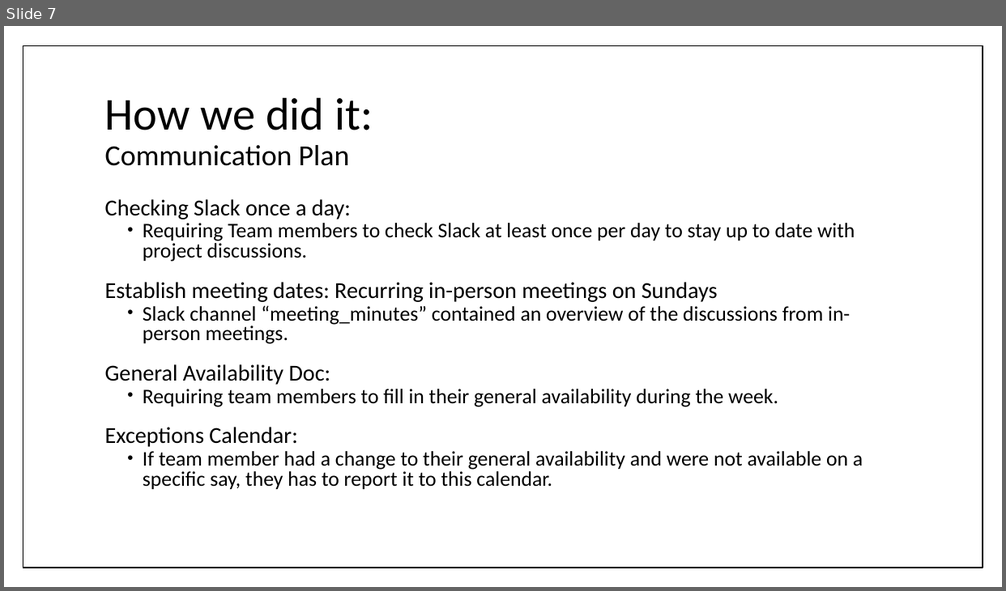
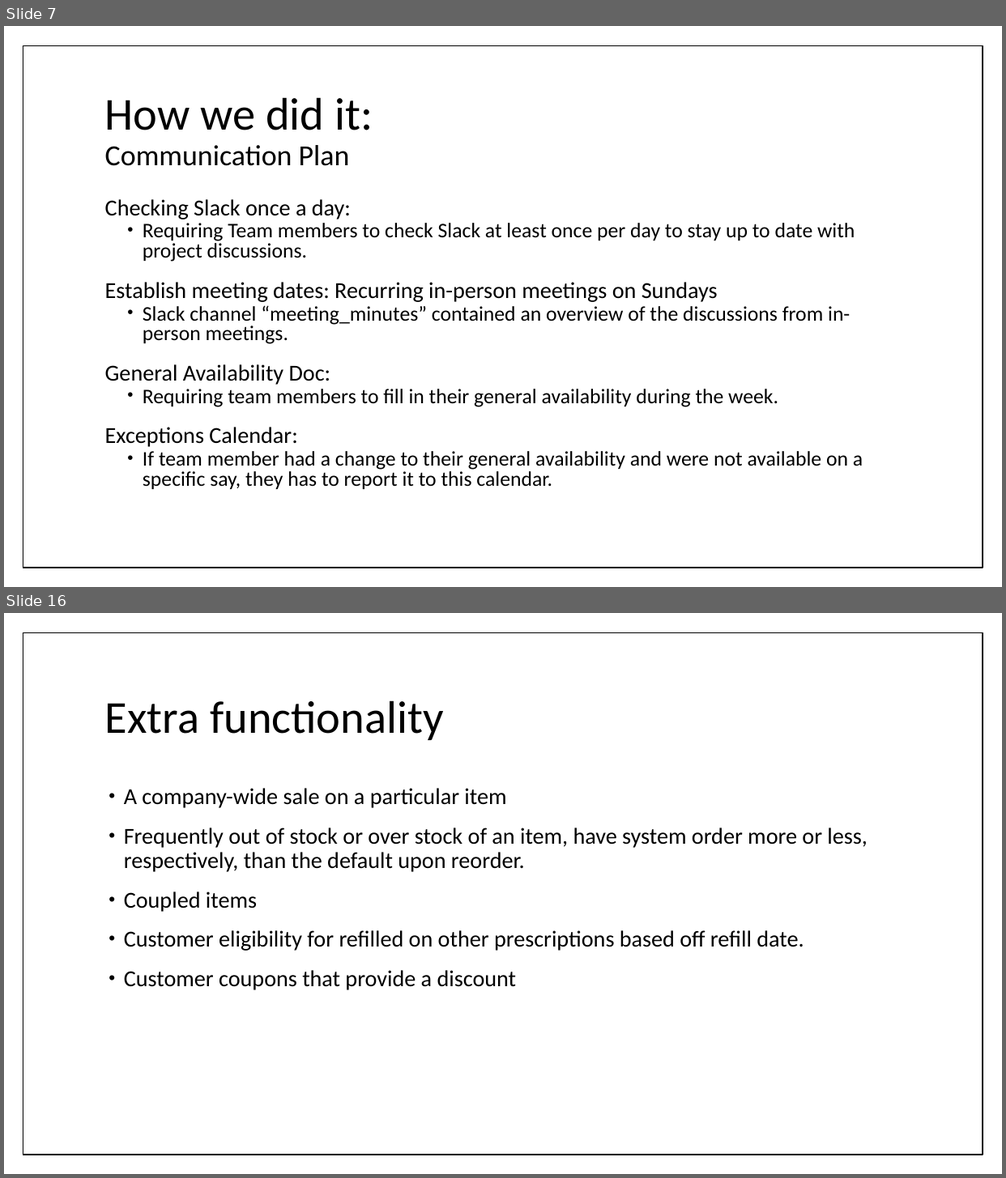
Before and after one commit to umdfeynman/umdfeynman, a slide deck: Work_In_Progress/CS/SPMP_Presentation.pptx. Shown one above the other, each under a label of ours: slide 7 before the commit, slides 7 and 16 after it; the slides between them are not shown. The pictures are 1006x591 and 1006x1178 pixels, drawn with LibreOffice and Linux fonts; fonts in the diff are those of the drawing. Boxes give left, top, right and bottom in pixels: in the first picture for what was removed or moved away, otherwise in the second. Text is boxed around its words. In the diff, an @@ line names an element or a change of style, - is before the commit and + after.

```diff
--- a/Work_In_Progress/CS/SPMP_Presentation.pptx
+++ b/Work_In_Progress/CS/SPMP_Presentation.pptx
@@ slide 16 added at (4, 613, 1002, 1174), background #FFFFFF; not listed: 1 template element that a slide beside it also shows @@
@@ title added at (105, 700, 444, 740), 44 pt, text #000000 @@
+Extra functionality
@@ text added at (124, 788, 867, 990), 22 pt, text #000000 @@
+• A company-wide sale on a particular item
+• Frequently out of stock or over stock of an item, have system order more or less, respectively, than the default upon reorder.
+• Coupled items
+• Customer eligibility for refilled on other prescriptions based off refill date.
+• Customer coupons that provide a discount
```
Also in this commit, not shown: 9 slides changed, 3 other slides added, 1 slide removed.
